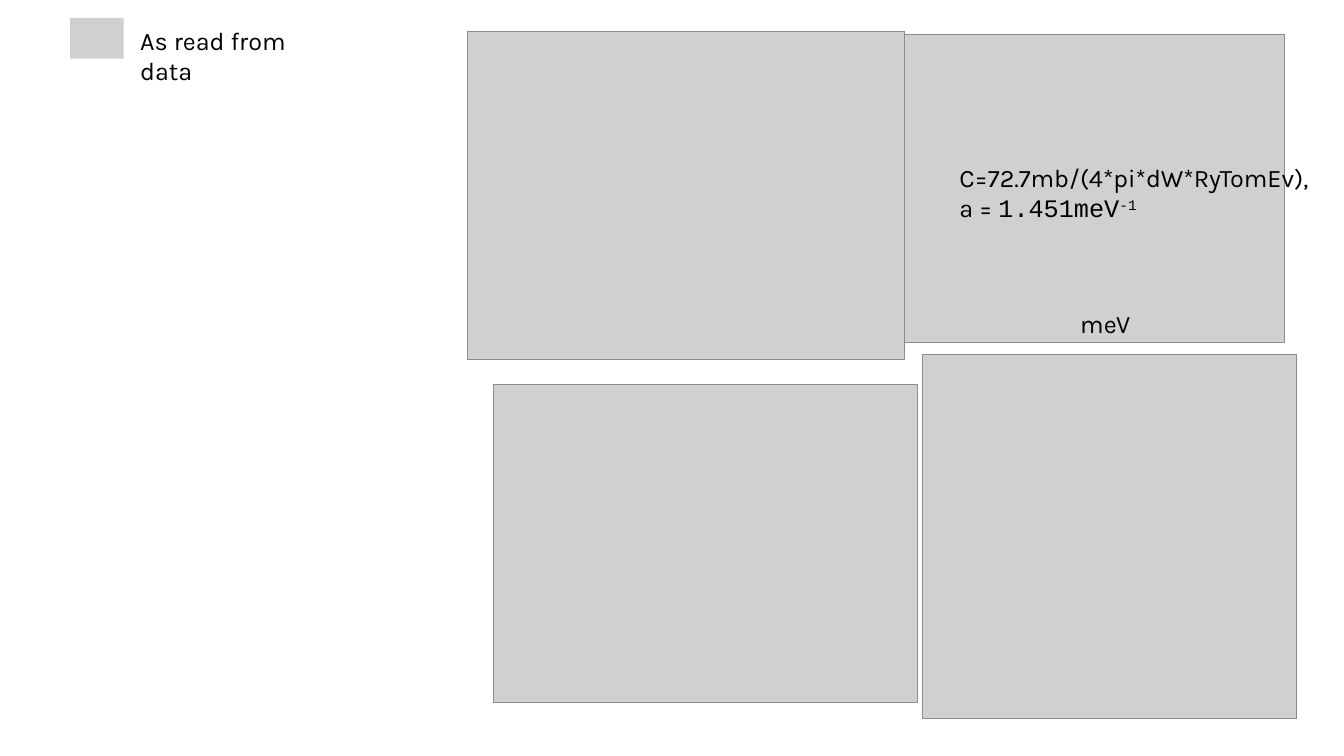
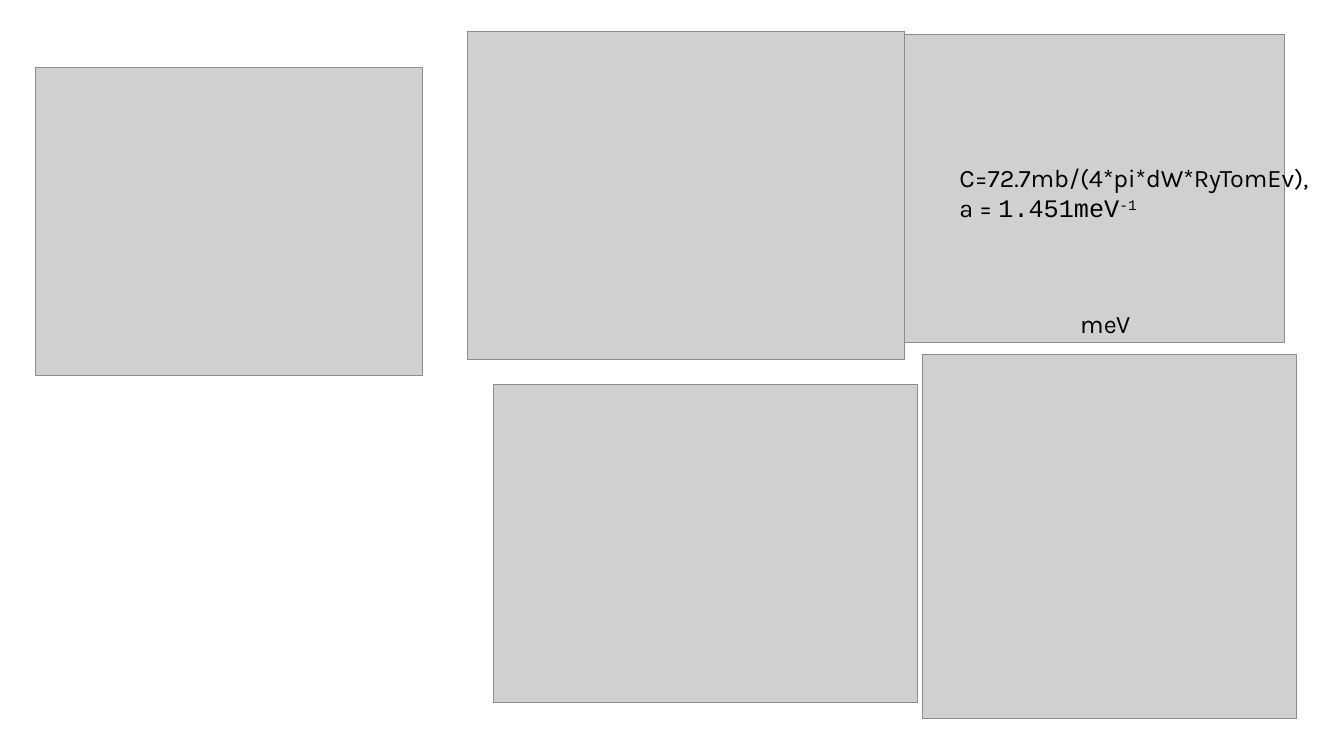
Before and after one commit to abuts/Fe, a slide deck: slide 1 of Data/DFT2025/TheoryExperComparison.pptx. Drawn at 1344x756 pixels with LibreOffice and Linux fonts; fonts in the diff are those of the drawing; grey boxes stand for pictures. Boxes give left, top, right and bottom in pixels: in the first picture for what was removed or moved away, otherwise in the second. Text is boxed around its words. In the diff, an @@ line names an element or a change of style, - is before the commit and + after.

```diff
--- a/Data/DFT2025/TheoryExperComparison.pptx
+++ b/Data/DFT2025/TheoryExperComparison.pptx
@@ picture removed at [71, 18, 124, 58] @@
@@ text removed at [140, 32, 286, 81] @@
-As read from data
@@ picture added at [35, 68, 422, 376] @@
```
Also in this commit, not shown: 1 other slide changed, 2 slides added, 2 other files.
